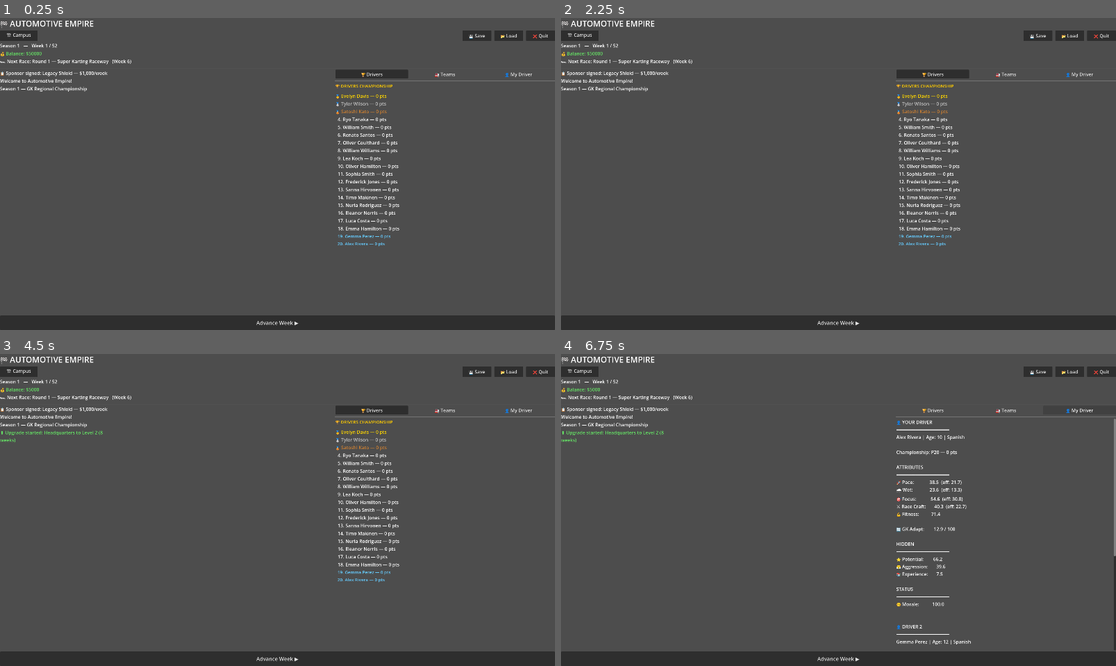
Above: before the commit, frames 1-4 (two rows, left to right).
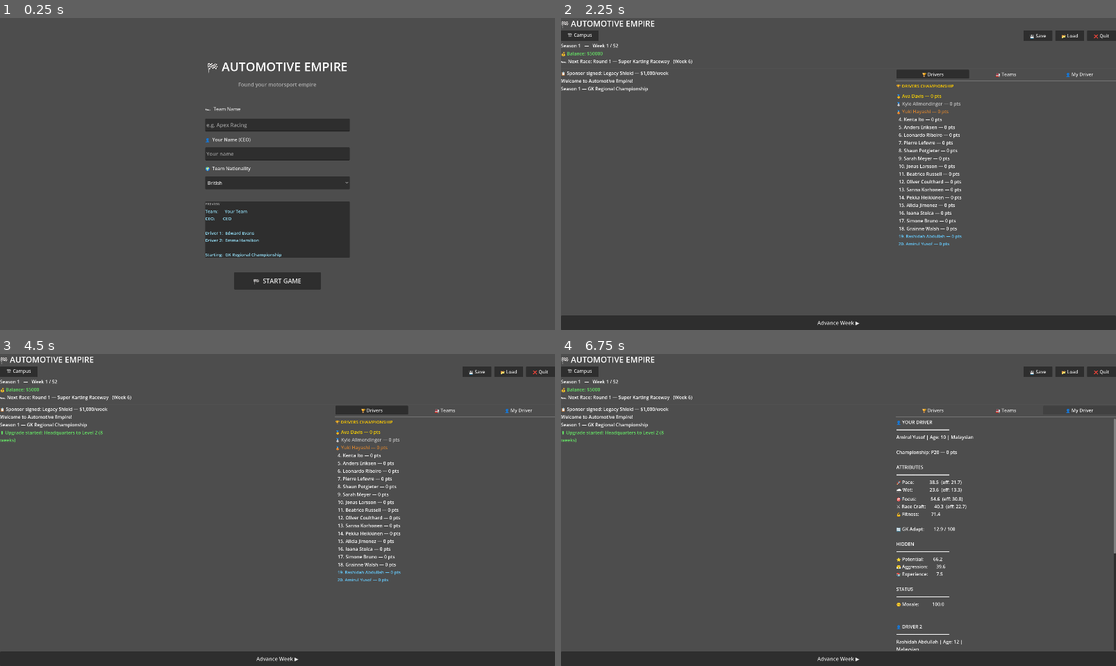
Above: after the commit, the same moments.

Repository: andreasmrg-droid/Automotive-Empire
Game: Godot game, scene res://scenes/NewGame.tscn
Same seed, same stepped clock (60 frames per second), same inputs: the game is played once before the commit and once after it. Before the commit the project starts from res://scenes/MainHub.tscn.
Inputs (mouse positions are in pixels of both pictures, inside the frame that each line leads up to):
- Up to frame 1 (0.25 s): no input
- Up to frame 2 (2.25 s): click (838, 183) at 0.5 s, where only the run after the commit has a clickable "British"; click (838, 280) at 1.25 s, where only the run after the commit has a clickable "🏁 START GAME"; click (838, 280) at 2 s, where only the run after the commit has a clickable "🏁 START GAME"
- Up to frame 3 (4.5 s): click "🏗 Campus" at 2.75 s; click "Upgrade to Lv2 — $45000 (8 wk…" at 3.5 s; click "← Back to Hub" at 4.25 s
- Up to frame 4 (6.75 s): click "🏆 Drivers" at 5 s; click "🏭 Teams" at 5.75 s; click "👤 My Driver" at 6.5 s

The runs differ from the first frame. In frame 1, 17% of the frame differs, in the area x 0-100%, y 0-100%; in frame 2, 1.2%; in frame 3, 1.2%; in frame 4, 0.2%.

Commit message:
"New Game screen — team name, CEO name, nationality selector

Diff:
--- a/autoloads/GameState.gd
+++ b/autoloads/GameState.gd
@@ -7,6 +7,9 @@
 
 # Player team
 var player_team: Team = null
+var player_name: String = "Andreas"
+var player_team_name: String = "My Racing Team"
+var player_team_nationality: String = "British"
 
 # All teams in the player's championship
 var all_teams: Array = []
@@ -50,7 +53,7 @@
 signal log_updated()
 
 func _ready() -> void:
-	setup_new_game()
+	pass
 
 func _setup_campus() -> void:
 	campus_buildings = {
@@ -482,7 +485,7 @@
 	if total_income > 0 or total_maintenance > 0:
 		add_log("🏗 Campus: +$%d income / -$%d maintenance" % [total_income, total_maintenance])
 
-func setup_new_game() -> void:
+func setup_new_game(p_team_name: String, p_nationality: String, p_player_name: String) -> void:
 	current_week = 1
 	current_season = 1
 	weekly_log = []
@@ -491,6 +494,9 @@
 	all_teams = []
 	all_drivers = {}
 	_setup_championship()
+	player_name = p_player_name
+	player_team_name = p_team_name
+	player_team_nationality = p_nationality
 	_setup_player_team()
 	_generate_drivers()
 	_generate_ai_teams()
@@ -524,7 +530,7 @@
 func _setup_player_team() -> void:
 	player_team = Team.new()
 	player_team.id = "T-PLAYER"
-	player_team.team_name = "My Racing Team"
+	player_team.team_name = player_team_name
 	player_team.is_player_team = true
 	player_team.balance = 50000.0
 	player_team.reputation = 15.0
@@ -534,9 +540,10 @@
 	active_championship.team_standings[player_team.id] = 0
 
 func _generate_drivers() -> void:
-	var d1 = _create_driver("D-P001", "Alex", "Rivera", "Spanish", 10, "Male", "T-PLAYER")
-	var d2_name = NameGenerator.get_full_name("Spanish", "Female")
-	var d2 = _create_driver("D-P002", d2_name["first"], d2_name["last"], "Spanish", 12, "Female", "T-PLAYER")
+	var d1_name = NameGenerator.get_full_name(player_team_nationality, "Male")
+	var d2_name = NameGenerator.get_full_name(player_team_nationality, "Female")
+	var d1 = _create_driver("D-P001", d1_name["first"], d1_name["last"], player_team_nationality, 10, "Male", "T-PLAYER")
+	var d2 = _create_driver("D-P002", d2_name["first"], d2_name["last"], player_team_nationality, 12, "Female", "T-PLAYER")
 	all_drivers[d1.id] = d1
 	all_drivers[d2.id] = d2
 	player_team.drivers.append(d1.id)
--- a/project.godot
+++ b/project.godot
@@ -11,7 +11,7 @@
 [application]
 
 config/name="Automotive Empire"
-run/main_scene="uid://dmq6eqsqn6a80"
+run/main_scene="uid://c57bp0gps5gn4"
 config/features=PackedStringArray("4.6", "Forward Plus")
 
 [autoload]
--- /dev/null
+++ b/scenes/NewGame.gd
@@ -0,0 +1,184 @@
+extends Control
+
+var team_name_input: LineEdit
+var player_name_input: LineEdit
+var nationality_option: OptionButton
+var start_button: Button
+var preview_label: Label
+
+func _ready() -> void:
+	set_anchors_and_offsets_preset(Control.PRESET_FULL_RECT)
+
+	# Root layout
+	var layout = VBoxContainer.new()
+	layout.set_anchors_and_offsets_preset(Control.PRESET_FULL_RECT)
+	layout.offset_left = 0
+	layout.offset_top = 0
+	layout.offset_right = 0
+	layout.offset_bottom = 0
+	layout.alignment = BoxContainer.ALIGNMENT_CENTER
+	layout.add_theme_constant_override("separation", 20)
+	add_child(layout)
+
+	# Title
+	var title = Label.new()
+	title.text = "🏁 AUTOMOTIVE EMPIRE"
+	title.add_theme_font_size_override("font_size", 42)
+	title.add_theme_color_override("font_color", Color.WHITE)
+	title.horizontal_alignment = HORIZONTAL_ALIGNMENT_CENTER
+	layout.add_child(title)
+
+	# Subtitle
+	var subtitle = Label.new()
+	subtitle.text = "Found your motorsport empire"
+	subtitle.add_theme_font_size_override("font_size", 18)
+	subtitle.add_theme_color_override("font_color", Color(0.7, 0.7, 0.7))
+	subtitle.horizontal_alignment = HORIZONTAL_ALIGNMENT_CENTER
+	layout.add_child(subtitle)
+
+	# Spacer
+	var spacer1 = Control.new()
+	spacer1.custom_minimum_size = Vector2(0, 20)
+	layout.add_child(spacer1)
+
+	# Form container - centered column
+	var form_center = HBoxContainer.new()
+	form_center.alignment = BoxContainer.ALIGNMENT_CENTER
+	layout.add_child(form_center)
+
+	var form_box = VBoxContainer.new()
+	form_box.custom_minimum_size = Vector2(500, 0)
+	form_box.add_theme_constant_override("separation", 16)
+	form_center.add_child(form_box)
+
+	# Team name
+	var team_label = Label.new()
+	team_label.text = "🏎  Team Name"
+	team_label.add_theme_color_override("font_color", Color(0.9, 0.9, 0.9))
+	form_box.add_child(team_label)
+
+	team_name_input = LineEdit.new()
+	team_name_input.placeholder_text = "e.g. Apex Racing"
+	team_name_input.custom_minimum_size = Vector2(500, 45)
+	team_name_input.add_theme_font_size_override("font_size", 18)
+	form_box.add_child(team_name_input)
+
+	# CEO name
+	var ceo_label = Label.new()
+	ceo_label.text = "👤  Your Name (CEO)"
+	ceo_label.add_theme_color_override("font_color", Color(0.9, 0.9, 0.9))
+	form_box.add_child(ceo_label)
+
+	player_name_input = LineEdit.new()
+	player_name_input.placeholder_text = "Your name"
+	player_name_input.custom_minimum_size = Vector2(500, 45)
+	player_name_input.add_theme_font_size_override("font_size", 18)
+	form_box.add_child(player_name_input)
+
+	# Nationality
+	var nat_label = Label.new()
+	nat_label.text = "🌍  Team Nationality"
+	nat_label.add_theme_color_override("font_color", Color(0.9, 0.9, 0.9))
+	form_box.add_child(nat_label)
+
+	nationality_option = OptionButton.new()
+	nationality_option.custom_minimum_size = Vector2(500, 45)
+	nationality_option.add_theme_font_size_override("font_size", 16)
+	form_box.add_child(nationality_option)
+
+	# Populate nationalities
+	var nats = NameData.data.keys()
+	nats.sort()
+	for nat in nats:
+		nationality_option.add_item(nat)
+	for i in range(nats.size()):
+		if nats[i] == "British":
+			nationality_option.select(i)
+			break
+
+	# Spacer
+	var spacer2 = Control.new()
+	spacer2.custom_minimum_size = Vector2(0, 10)
+	form_box.add_child(spacer2)
+
+	# Preview box
+	var preview_bg = PanelContainer.new()
+	preview_bg.custom_minimum_size = Vector2(500, 0)
+	form_box.add_child(preview_bg)
+
+	var preview_vbox = VBoxContainer.new()
+	preview_vbox.add_theme_constant_override("separation", 6)
+	preview_bg.add_child(preview_vbox)
+
+	var preview_title = Label.new()
+	preview_title.text = "PREVIEW"
+	preview_title.add_theme_font_size_override("font_size", 12)
+	preview_title.add_theme_color_override("font_color", Color(0.6, 0.6, 0.6))
+	preview_vbox.add_child(preview_title)
+
+	preview_label = Label.new()
+	preview_label.add_theme_font_size_override("font_size", 15)
+	preview_label.add_theme_color_override("font_color", Color(0.6, 0.9, 1.0))
+	preview_label.autowrap_mode = TextServer.AUTOWRAP_WORD_SMART
+	preview_vbox.add_child(preview_label)
+
+	# Spacer
+	var spacer3 = Control.new()
+	spacer3.custom_minimum_size = Vector2(0, 10)
+	layout.add_child(spacer3)
+
+	# Start button
+	var btn_center = HBoxContainer.new()
+	btn_center.alignment = BoxContainer.ALIGNMENT_CENTER
+	layout.add_child(btn_center)
+
+	start_button = Button.new()
+	start_button.text = "🏁  START GAME"
+	start_button.custom_minimum_size = Vector2(300, 60)
+	start_button.add_theme_font_size_override("font_size", 22)
+	btn_center.add_child(start_button)
+
+	# Connect signals
+	team_name_input.text_changed.connect(_on_input_changed)
+	player_name_input.text_changed.connect(_on_input_changed)
+	nationality_option.item_selected.connect(_on_nationality_changed)
+	start_button.pressed.connect(_on_start_pressed)
+
+	_update_preview()
+
+func _on_input_changed(_text: String) -> void:
+	_update_preview()
+
+func _on_nationality_changed(_index: int) -> void:
+	_update_preview()
+
+func _update_preview() -> void:
+	var nat = nationality_option.get_item_text(nationality_option.selected)
+	var d1 = NameGenerator.get_full_name(nat, "Male")
+	var d2 = NameGenerator.get_full_name(nat, "Female")
+	NameGenerator.release_name(d1["full"])
+	NameGenerator.release_name(d2["full"])
+
+	var team = team_name_input.text.strip_edges()
+	if team == "":
+		team = "Your Team"
+	var ceo = player_name_input.text.strip_edges()
+	if ceo == "":
+		ceo = "CEO"
+
+	preview_label.text = "Team:      %s\nCEO:       %s\n\nDriver 1:  %s\nDriver 2:  %s\n\nStarting:  GK Regional Championship" % [
+		team, ceo, d1["full"], d2["full"]
+	]
+
+func _on_start_pressed() -> void:
+	var team_name = team_name_input.text.strip_edges()
+	var player_name = player_name_input.text.strip_edges()
+	var nat = nationality_option.get_item_text(nationality_option.selected)
+
+	if team_name == "":
+		team_name = "My Racing Team"
+	if player_name == "":
+		player_name = "CEO"
+
+	GameState.setup_new_game(team_name, nat, player_name)
+	get_tree().change_scene_to_file("res://scenes/MainHub.tscn")
--- /dev/null
+++ b/scenes/NewGame.tscn
@@ -0,0 +1,12 @@
+[gd_scene format=3 uid="uid://c57bp0gps5gn4"]
+
+[ext_resource type="Script" uid="uid://jxid6t1wi4xx" path="res://scenes/NewGame.gd" id="1_v4d67"]
+
+[node name="NewGame" type="Control" unique_id=766975392]
+layout_mode = 3
+anchors_preset = 15
+anchor_right = 1.0
+anchor_bottom = 1.0
+grow_horizontal = 2
+grow_vertical = 2
+script = ExtResource("1_v4d67")
Not shown, added: scenes/NewGame.gd.uid
